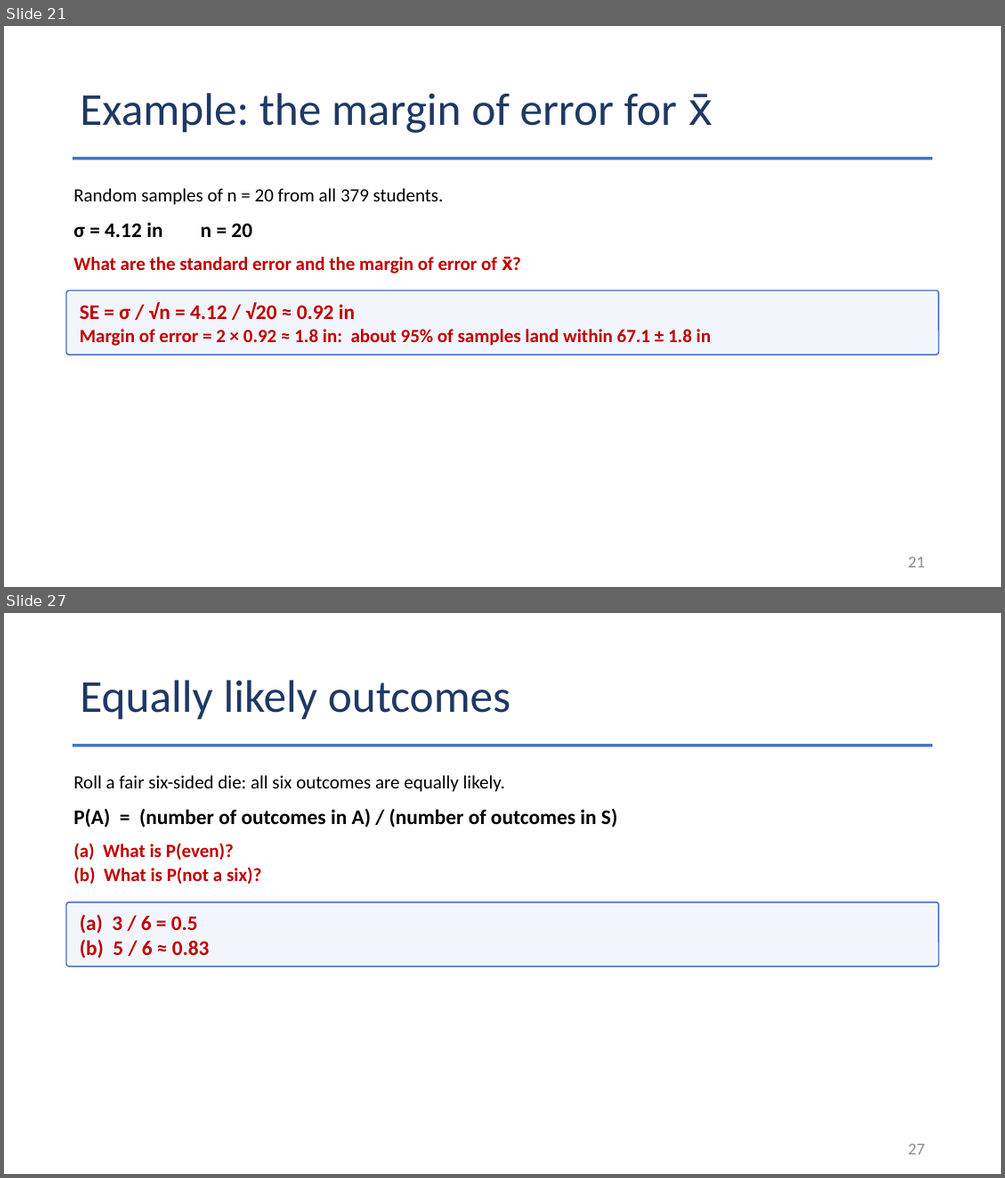
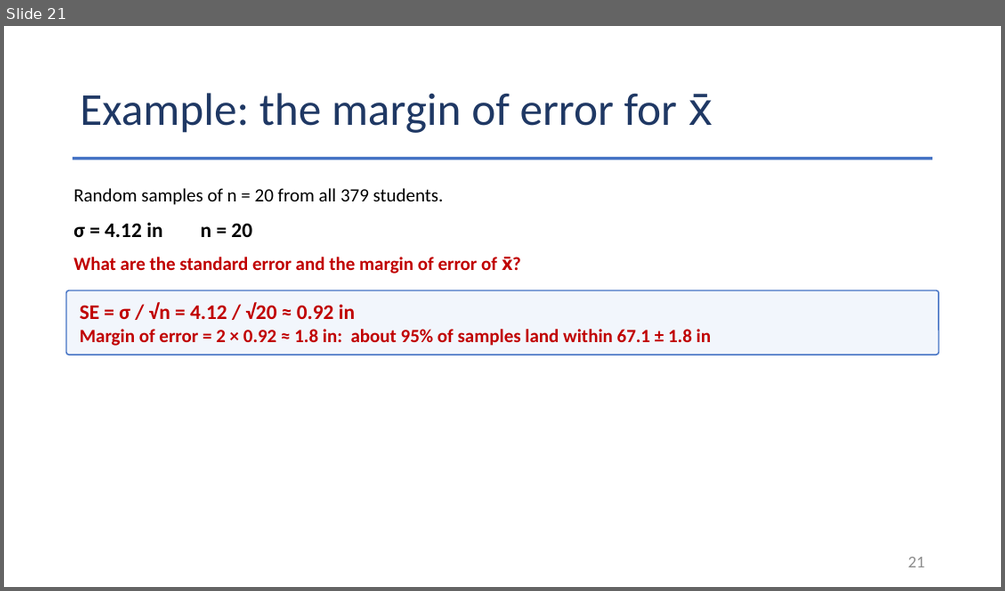
Before and after one commit to Jarred6068/Kvamme_UI_STAT251, a slide deck: docs/lecture_slides/Week 6/Week6_Lecture13_Slides_9_30_2026.pptx. Shown one above the other, each under a label of ours: slides 21 and 27 before the commit, slide 21 after it; the slides between them are not shown. The pictures are 1005x1178 and 1005x591 pixels, drawn with LibreOffice and Linux fonts; fonts in the diff are those of the drawing. Boxes give left, top, right and bottom in pixels: in the first picture for what was removed or moved away, otherwise in the second. Text is boxed around its words. In the diff, an @@ line names an element or a change of style, - is before the commit and + after.

```diff
--- a/docs/lecture_slides/Week 6/Week6_Lecture13_Slides_9_30_2026.pptx
+++ b/docs/lecture_slides/Week 6/Week6_Lecture13_Slides_9_30_2026.pptx
@@ slide 27 removed at (x1=4, y1=613, x2=1001, y2=1174), background #FFFFFF @@
@@ title removed at (x1=80, y1=680, x2=510, y2=720) @@
-Equally likely outcomes
@@ rectangle removed at (x1=73, y1=744, x2=933, y2=747) @@
@@ text removed at (x1=73, y1=775, x2=505, y2=792) @@
-Roll a fair six-sided die: all six outcomes are equally likely.
@@ text removed at (x1=73, y1=809, x2=617, y2=827) @@
-P(A) = (number of outcomes in A) / (number of outcomes in S)
@@ text removed at (x1=73, y1=843, x2=261, y2=884) @@
-(a) What is P(even)?
-(b) What is P(not a six)?
@@ rounded rectangle removed at (x1=66, y1=902, x2=938, y2=966) @@
-(a) 3 / 6 = 0.5
-(b) 5 / 6 ≈ 0.83
@@ page number removed at (x1=908, y1=1143, x2=925, y2=1154) @@
-27
```
Also in this commit, not shown: 6 other slides removed, 42 other files.
